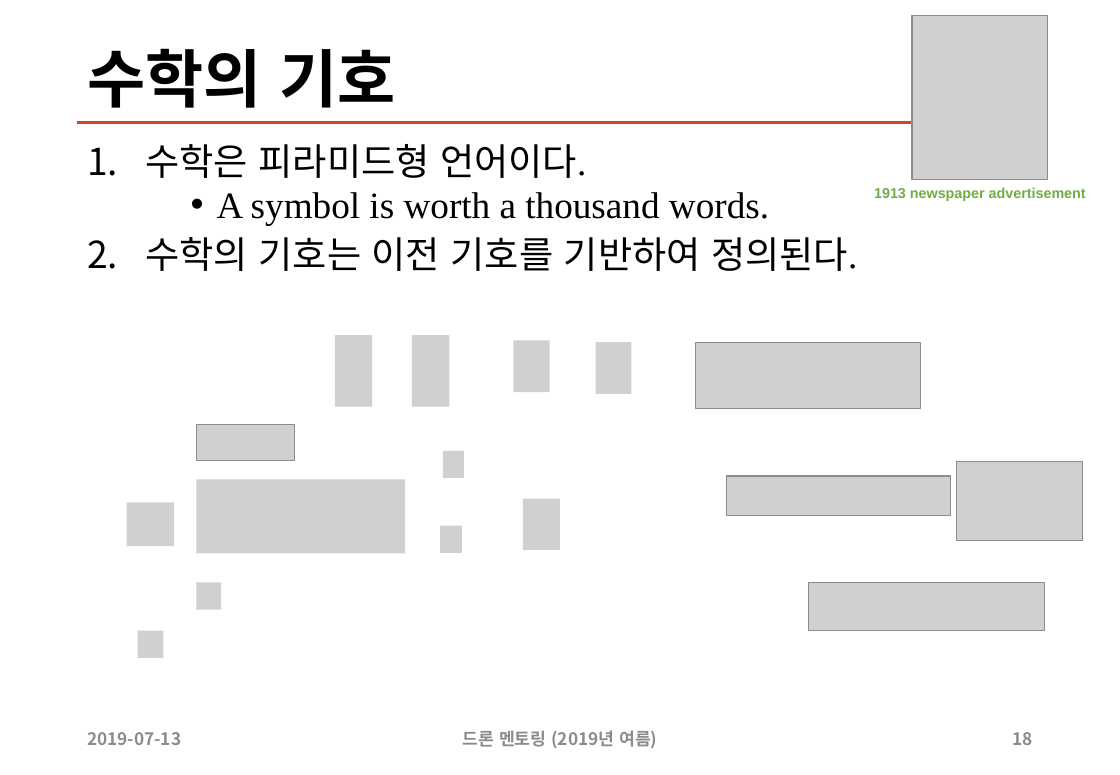
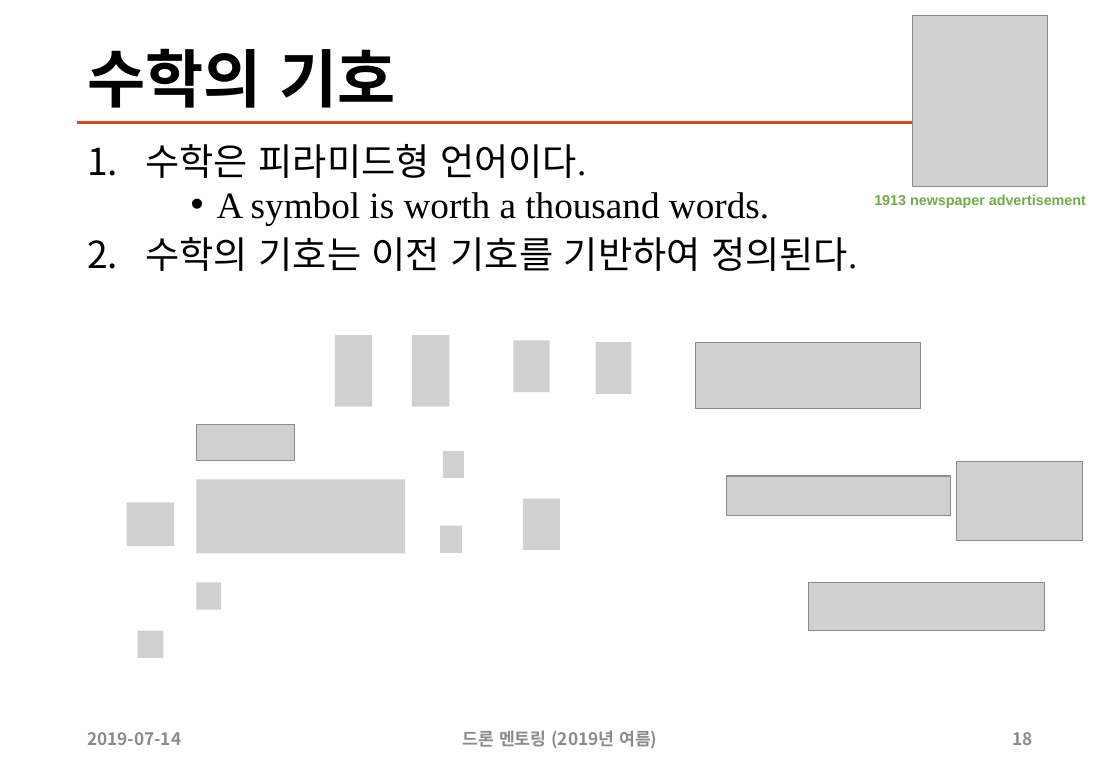
Before and after one commit to sunabove/drone_mentoring, a slide deck: slide 18 of 200 드론 멘토링 자율 비행 이론 V1.1.pptx. Drawn at 1120x775 pixels with LibreOffice and Linux fonts; fonts in the diff are those of the drawing; grey boxes stand for pictures. Boxes give left, top, right and bottom in pixels: in the first picture for what was removed or moved away, otherwise in the second. Text is boxed around its words. In the diff, an @@ line names an element or a change of style, - is before the commit and + after.

```diff
--- a/200 드론 멘토링 자율 비행 이론 V1.1.pptx
+++ b/200 드론 멘토링 자율 비행 이론 V1.1.pptx
@@ picture: place and size @@
-picture at box(912, 16, 1048, 179)
+picture at box(912, 16, 1048, 186)
@@ text "1913 newspaper advertisement": place and size @@
-text "1913 newspaper advertisement" at box(874, 187, 1086, 201)
+text "1913 newspaper advertisement" at box(874, 194, 1086, 208)
@@ text at box(87, 732, 181, 745): text changed @@
-2019-07-13
+2019-07-14
```
Also in this commit, not shown: 30 other slides changed, 3 slides added, 3 other files.
